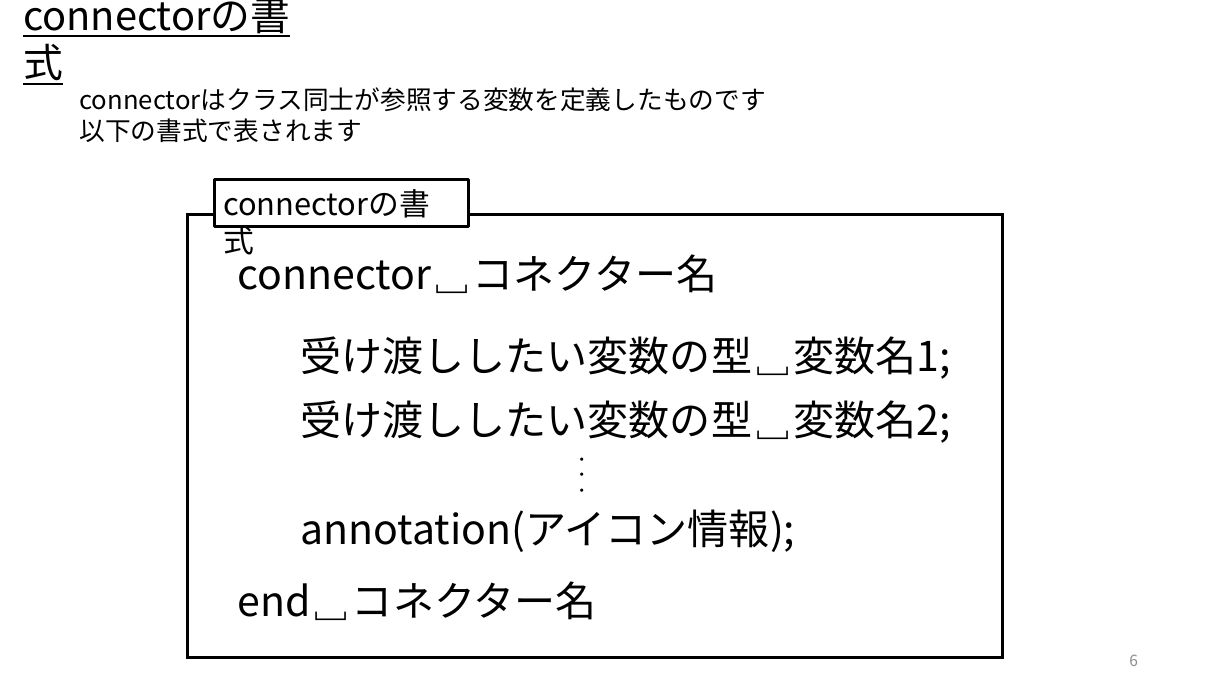
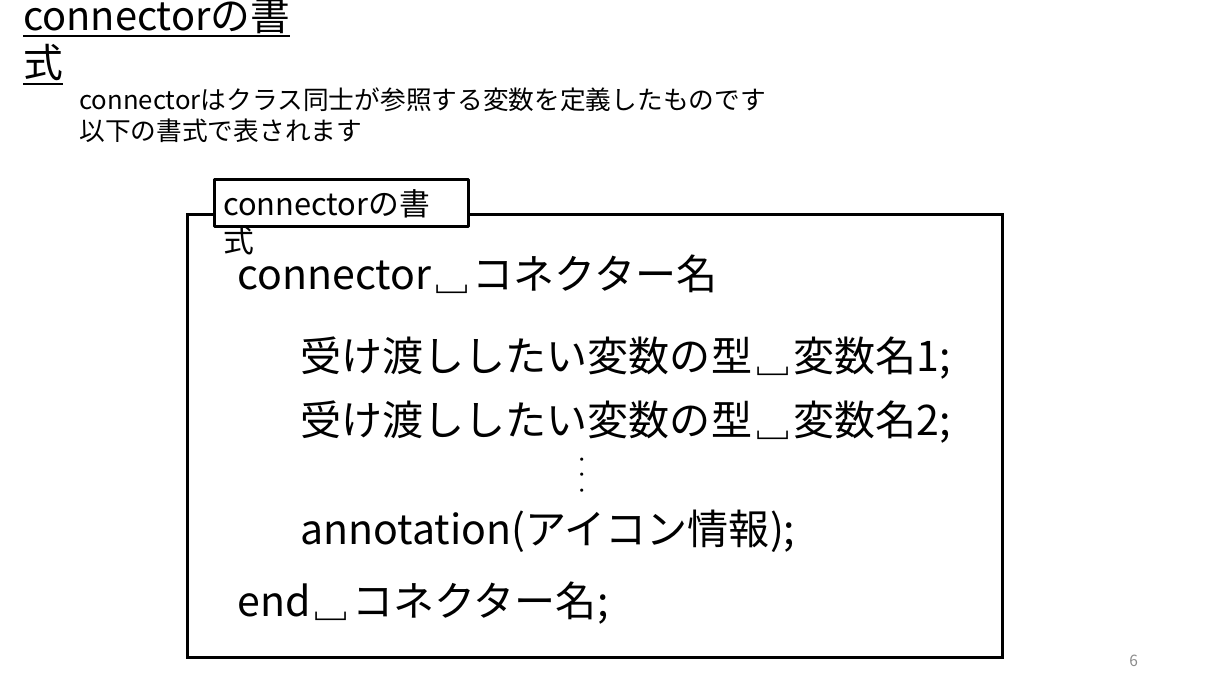
Before and after one commit to UedaShigenori/OpenModelica_Tutorials_Ja, a slide deck: slide 6 of 5_CustomizeModel3_OnePlusOne/OpenModelica_Tutorials_5.pptx. Drawn at 1232x693 pixels with LibreOffice and Linux fonts; fonts in the diff are those of the drawing. Boxes give left, top, right and bottom in pixels: in the first picture for what was removed or moved away, otherwise in the second. Text is boxed around its words. In the diff, an @@ line names an element or a change of style, - is before the commit and + after.

```diff
--- a/5_CustomizeModel3_OnePlusOne/OpenModelica_Tutorials_5.pptx
+++ b/5_CustomizeModel3_OnePlusOne/OpenModelica_Tutorials_5.pptx
@@ text at (x1=238, y1=581, x2=609, y2=624): text changed @@
-end␣コネクター名
+end␣コネクター名;
```
Also in this commit, not shown: 2 other slides changed, 6 other files.
